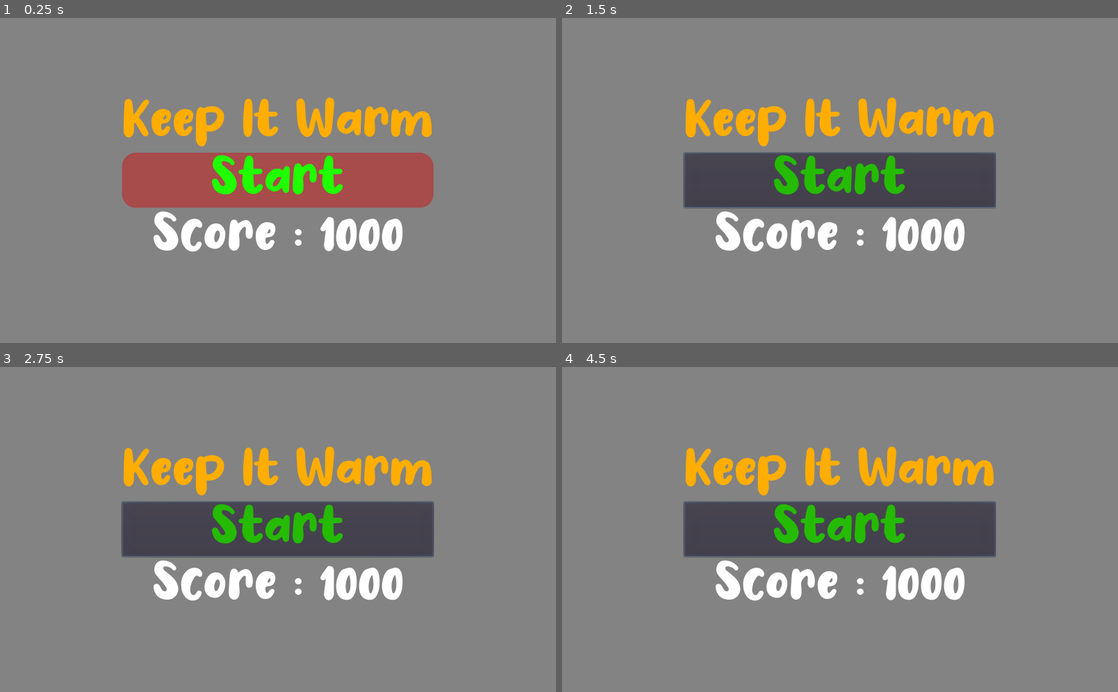
Above: before the commit, frames 1-4 (two rows, left to right).
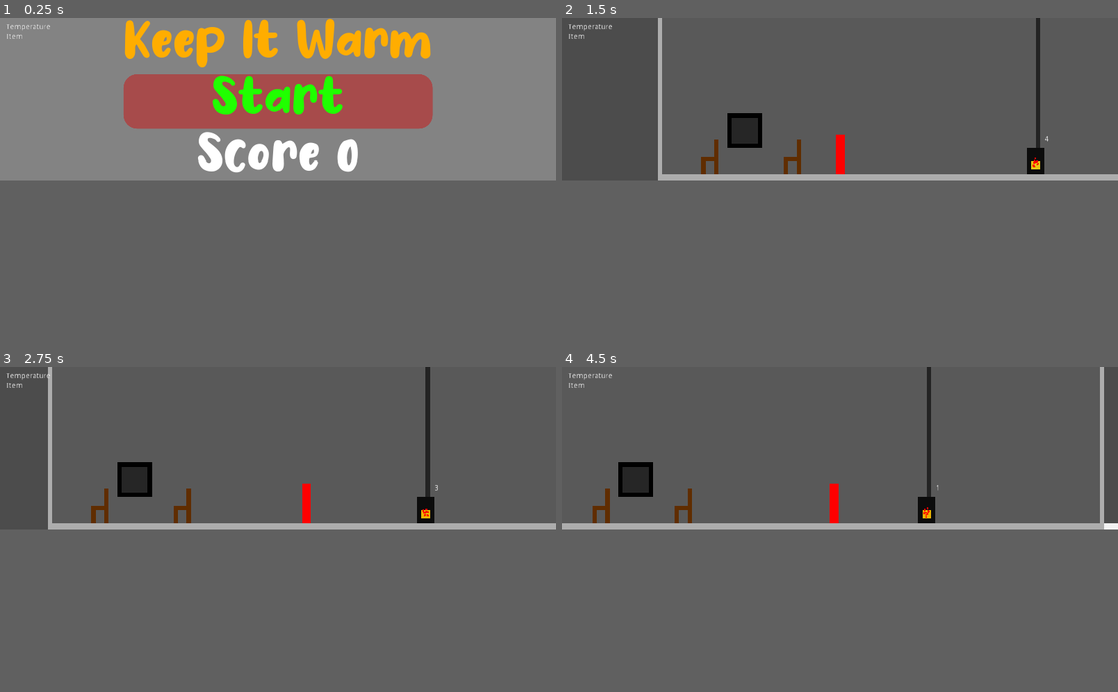
Above: after the commit, the same moments.

Repository: Fifut/Ludum-Dare-50
Game: Godot game, scene res://Main.tscn
Two runs of this game, one before a commit and one after it. Both use one fixed random seed, a clock stepped at 60 frames per second and the inputs below. Before the commit the project starts from res://Menu.tscn. Sound files missing from this copy of the repository are replaced by a short silence.
Inputs (mouse positions are in pixels of both pictures, inside the frame that each line leads up to):
- Up to frame 1 (0.25 s): no input
- Up to frame 2 (1.5 s): click "Start" at 0.5 s; click (840, 180) at 1.25 s, where only the run before the commit has a clickable "Start"
- Up to frame 3 (2.75 s): tap Enter (ui_accept) at 2, 2.1, 2.27, 2.57 s; hold Right (ui_right) from 2.03 s (still down)
- Up to frame 4 (4.5 s): tap Enter (ui_accept) at 2.85, 3.02, 3.32, 3.6, 4.35 s; release Right (ui_right) at 3.53 s; hold Left (ui_left) 3.53-4.28 s; hold Right (ui_right) from 4.28 s (still down)
In our replay, the window is 800x468 before the commit and 800x234 after it. These sizes can differ from the game's own. Grey fills any space a smaller window leaves; there, only what the larger window draws over its background counts as a difference.

The runs differ from the first frame. In frame 1, 25% of the frame differs, in the area x 1-78%, y 0-73%; in frame 2, 54%; in frame 3, 54%, in the area x 0-100%, y 0-73%; in frame 4, 54%.
Error after the commit: Invalid call. Nonexistent function 'getItem' in base 'StaticBody2D'. (res://Furnace.gd:26)

Commit message:
Furnace particule Caméra et limites caméra Sprite player (piskel)

Diff:
--- a/Engine.gd
+++ b/Engine.gd
@@ -1,10 +1,15 @@
 extends Node
+
+
+signal start_game
 
 
 # Declare member variables here. Examples:
 var _temperature
 var _item = ""
 var _fire_status: = true
+var _score = 0
+
 
 
 
@@ -15,8 +20,8 @@
 
 # Called every frame. 'delta' is the elapsed time since the previous frame.
 func _process(delta):
-	$Control/VBoxContainer/Temperature.text = "Temperature " + str(_temperature)
-	$Control/VBoxContainer/Item.text = "Item  " + str(_item)
+	$HUD/Control/VBoxContainer/Temperature.text = "Temperature " + str(_temperature)
+	$HUD/Control/VBoxContainer/Item.text = "Item  " + str(_item)
 
 
 
@@ -27,12 +32,12 @@
 
 func setFire(status: bool):
 	if status:
-		$Timer.stop()
-		$Timer.start()
+		$HUD/Timer.stop()
+		$HUD/Timer.start()
 		_fire_status = true
 	else:
-		$Timer.stop()
-		$Timer.start()
+		$HUD/Timer.stop()
+		$HUD/Timer.start()
 		_fire_status = false
 
 
@@ -43,3 +48,7 @@
 		_temperature += 1
 	elif not _fire_status:
 		_temperature -= 1
+
+
+func getScore():
+	return _score
--- a/Engine.tscn
+++ b/Engine.tscn
@@ -5,28 +5,30 @@
 [node name="Engine" type="Node"]
 script = ExtResource( 1 )
 
-[node name="Timer" type="Timer" parent="."]
+[node name="HUD" type="Node" parent="."]
+
+[node name="Timer" type="Timer" parent="HUD"]
 wait_time = 5.0
 
-[node name="Control" type="Control" parent="."]
+[node name="Control" type="Control" parent="HUD"]
 margin_right = 1024.0
 margin_bottom = 600.0
 
-[node name="VBoxContainer" type="VBoxContainer" parent="Control"]
+[node name="VBoxContainer" type="VBoxContainer" parent="HUD/Control"]
 margin_left = 10.0
 margin_top = 10.0
 margin_right = 1016.0
 margin_bottom = 64.0
 
-[node name="Temperature" type="Label" parent="Control/VBoxContainer"]
+[node name="Temperature" type="Label" parent="HUD/Control/VBoxContainer"]
 margin_right = 1006.0
 margin_bottom = 14.0
 text = "Temperature"
 
-[node name="Item" type="Label" parent="Control/VBoxContainer"]
+[node name="Item" type="Label" parent="HUD/Control/VBoxContainer"]
 margin_top = 18.0
 margin_right = 1006.0
 margin_bottom = 32.0
 text = "Item"
 
-[connection signal="timeout" from="Timer" to="." method="_on_Timer_timeout"]
+[connection signal="timeout" from="HUD/Timer" to="." method="_on_Timer_timeout"]
--- a/Furnace.gd
+++ b/Furnace.gd
@@ -9,6 +9,8 @@
 # Called when the node enters the scene tree for the first time.
 func _ready():
 	$AudioStreamPlayer2D.play()
+	$AnimationPlayer.set_current_animation("Fire burn")
+
 
 
 
@@ -31,6 +33,7 @@
 			$Timer.start()
 			print("Furnace : time " + str(time))
 			Engine.setFire(true)
+			$AnimationPlayer.set_current_animation("Fire burn")
 
 			if not $AudioStreamPlayer2D.is_playing():
 				$AudioStreamPlayer2D.play()
@@ -49,3 +52,4 @@
 func _on_Timer_timeout():
 	$AudioStreamPlayer2D.stop()
 	Engine.setFire(false)
+	$AnimationPlayer.set_current_animation("Stop")
--- a/Furnace.tscn
+++ b/Furnace.tscn
@@ -6,29 +6,72 @@
 [sub_resource type="RectangleShape2D" id=1]
 extents = Vector2( 16, 24 )
 
+[sub_resource type="Animation" id=2]
+resource_name = "Fire burn"
+length = 2.0
+tracks/0/type = "value"
+tracks/0/path = NodePath("Fire:color")
+tracks/0/interp = 1
+tracks/0/loop_wrap = true
+tracks/0/imported = false
+tracks/0/enabled = true
+tracks/0/keys = {
+"times": PoolRealArray( 0, 0.5, 1, 1.5, 2 ),
+"transitions": PoolRealArray( 1, 1, 1, 1, 1 ),
+"update": 0,
+"values": [ Color( 0.92549, 0.705882, 0, 1 ), Color( 0.603922, 0.705882, 0, 1 ), Color( 0.705882, 0.431373, 0, 1 ), Color( 0.866667, 0.976471, 0.247059, 1 ), Color( 0.92549, 0.705882, 0, 1 ) ]
+}
+tracks/1/type = "value"
+tracks/1/path = NodePath("CPUParticles2D:emitting")
+tracks/1/interp = 1
+tracks/1/loop_wrap = true
+tracks/1/imported = false
+tracks/1/enabled = true
+tracks/1/keys = {
+"times": PoolRealArray( 0 ),
+"transitions": PoolRealArray( 1 ),
+"update": 1,
+"values": [ true ]
+}
+
+[sub_resource type="Animation" id=3]
+resource_name = "Stop"
+tracks/0/type = "value"
+tracks/0/path = NodePath("Fire:color")
+tracks/0/interp = 1
+tracks/0/loop_wrap = true
+tracks/0/imported = false
+tracks/0/enabled = true
+tracks/0/keys = {
+"times": PoolRealArray( 0 ),
+"transitions": PoolRealArray( 1 ),
+"update": 0,
+"values": [ Color( 0.415686, 0.415686, 0.415686, 1 ) ]
+}
+tracks/1/type = "value"
+tracks/1/path = NodePath("CPUParticles2D:emitting")
+tracks/1/interp = 1
+tracks/1/loop_wrap = true
+tracks/1/imported = false
+tracks/1/enabled = true
+tracks/1/keys = {
+"times": PoolRealArray( 0 ),
+"transitions": PoolRealArray( 1 ),
+"update": 1,
+"values": [ false ]
+}
+
 [node name="Furnace" type="Area2D"]
 script = ExtResource( 2 )
+
+[node name="CollisionShape2D" type="CollisionShape2D" parent="."]
+position = Vector2( 0, -24 )
+shape = SubResource( 1 )
 
 [node name="Timer" type="Timer" parent="."]
 wait_time = 5.0
 one_shot = true
 autostart = true
-
-[node name="Main" type="ColorRect" parent="."]
-margin_left = -16.0
-margin_top = -48.0
-margin_right = 16.0
-color = Color( 0.227451, 0.227451, 0.227451, 1 )
-
-[node name="ColorRect" type="ColorRect" parent="."]
-margin_top = -272.0
-margin_right = 8.0
-margin_bottom = -48.0
-color = Color( 0.137255, 0.137255, 0.137255, 1 )
-
-[node name="CollisionShape2D" type="CollisionShape2D" parent="."]
-position = Vector2( 0, -24 )
-shape = SubResource( 1 )
 
 [node name="AudioStreamPlayer2D" type="AudioStreamPlayer2D" parent="."]
 stream = ExtResource( 1 )
@@ -41,6 +84,39 @@
 text = "0"
 valign = 1
 
+[node name="Main" type="ColorRect" parent="."]
+margin_left = -16.0
+margin_top = -48.0
+margin_right = 16.0
+color = Color( 0.0470588, 0.0470588, 0.0470588, 1 )
+
+[node name="Pipe" type="ColorRect" parent="."]
+margin_top = -320.0
+margin_right = 8.0
+margin_bottom = -48.0
+color = Color( 0.137255, 0.137255, 0.137255, 1 )
+
+[node name="Fire" type="ColorRect" parent="."]
+margin_left = -8.0
+margin_top = -24.0
+margin_right = 8.0
+margin_bottom = -8.0
+color = Color( 0.92549, 0.705882, 0, 1 )
+
+[node name="AnimationPlayer" type="AnimationPlayer" parent="."]
+playback_speed = 2.0
+"anims/Fire burn" = SubResource( 2 )
+anims/Stop = SubResource( 3 )
+
+[node name="CPUParticles2D" type="CPUParticles2D" parent="."]
+position = Vector2( 0, -16 )
+amount = 12
+emission_shape = 1
+emission_sphere_radius = 5.0
+gravity = Vector2( 0, -20 )
+scale_amount = 3.0
+color = Color( 1, 0, 0, 1 )
+
 [connection signal="body_entered" from="." to="." method="_on_body_entered"]
 [connection signal="body_exited" from="." to="." method="_on_body_exited"]
 [connection signal="timeout" from="Timer" to="." method="_on_Timer_timeout"]
--- a/House.tscn
+++ b/House.tscn
@@ -1,98 +1,68 @@
 [gd_scene load_steps=4 format=2]
 
 [sub_resource type="RectangleShape2D" id=1]
+extents = Vector2( 4, 144 )
+
+[sub_resource type="RectangleShape2D" id=2]
 extents = Vector2( 4, 96 )
 
-[sub_resource type="RectangleShape2D" id=2]
-extents = Vector2( 4, 60 )
-
 [sub_resource type="RectangleShape2D" id=3]
-extents = Vector2( 512, 4 )
+extents = Vector2( 512, 8 )
 
 [node name="House" type="Node2D"]
 
 [node name="Background" type="ColorRect" parent="."]
-visible = false
-margin_left = 72.0
-margin_top = 384.0
-margin_right = 504.0
-margin_bottom = 560.0
-color = Color( 0.2, 0.368627, 0.396078, 1 )
-
-[node name="Wall 4" type="ColorRect" parent="."]
-margin_left = 64.0
-margin_top = 376.0
-margin_right = 512.0
-margin_bottom = 384.0
-color = Color( 0.678431, 0.678431, 0.678431, 1 )
-
-[node name="Wall 5" type="ColorRect" parent="."]
-margin_left = 64.0
-margin_top = 376.0
-margin_right = 319.0
-margin_bottom = 384.0
-rect_rotation = -30.0
-color = Color( 0.678431, 0.678431, 0.678431, 1 )
-
-[node name="Wall 6" type="ColorRect" parent="."]
-margin_left = 504.0
-margin_top = 384.0
-margin_right = 762.0
-margin_bottom = 392.0
-rect_rotation = -150.0
-color = Color( 0.678431, 0.678431, 0.678431, 1 )
+margin_right = 1016.0
+margin_bottom = 288.0
+color = Color( 0.34902, 0.34902, 0.34902, 1 )
 
 [node name="Wall 1" type="StaticBody2D" parent="."]
 
 [node name="Color" type="ColorRect" parent="Wall 1"]
-margin_left = 64.0
-margin_top = 384.0
-margin_right = 72.0
-margin_bottom = 560.0
+margin_right = 8.0
+margin_bottom = 288.0
 color = Color( 0.678431, 0.678431, 0.678431, 1 )
 
 [node name="CollisionShape2D" type="CollisionShape2D" parent="Wall 1"]
-position = Vector2( 68, 472 )
+position = Vector2( 4, 144 )
 shape = SubResource( 1 )
 
 [node name="Wall 2" type="StaticBody2D" parent="."]
 
 [node name="Wall 2" type="ColorRect" parent="Wall 2"]
-margin_left = 504.0
-margin_top = 384.0
-margin_right = 512.0
-margin_bottom = 560.0
+margin_left = 1016.0
+margin_right = 1024.0
+margin_bottom = 288.0
 color = Color( 0.678431, 0.678431, 0.678431, 1 )
 
 [node name="CollisionShape2D" type="CollisionShape2D" parent="Wall 2"]
-position = Vector2( 508, 436 )
+position = Vector2( 1020, 96 )
 shape = SubResource( 2 )
 
 [node name="Wall 8" type="StaticBody2D" parent="."]
 
 [node name="Wall 3" type="ColorRect" parent="Wall 8"]
-margin_left = 64.0
-margin_top = 560.0
-margin_right = 512.0
-margin_bottom = 568.0
+margin_top = 288.0
+margin_right = 1024.0
+margin_bottom = 304.0
 color = Color( 0.678431, 0.678431, 0.678431, 1 )
 
 [node name="CollisionShape2D" type="CollisionShape2D" parent="Wall 8"]
-position = Vector2( 512, 564 )
+position = Vector2( 512, 296 )
 shape = SubResource( 3 )
 
 [node name="Window" type="Node2D" parent="."]
 
 [node name="ColorRect" type="ColorRect" parent="Window"]
 margin_left = 128.0
-margin_top = 448.0
+margin_top = 175.928
 margin_right = 192.0
-margin_bottom = 512.0
-color = Color( 0.266667, 0.160784, 0, 1 )
+margin_bottom = 239.928
+color = Color( 0, 0, 0, 1 )
 
 [node name="ColorRect2" type="ColorRect" parent="Window"]
 margin_left = 136.0
-margin_top = 456.0
+margin_top = 183.928
 margin_right = 184.0
-margin_bottom = 504.0
-color = Color( 0, 0.976471, 1, 1 )
+margin_bottom = 231.928
+color = Color( 0.14902, 0.14902, 0.14902, 1 )
--- /dev/null
+++ b/Main.gd
@@ -0,0 +1,16 @@
+extends Node
+
+
+
+var menu = preload("res://Menu.tscn").instance()
+var game = preload("res://World.tscn")
+
+
+func _ready():
+	add_child(menu)
+	Engine.connect("start_game", self, "startGame" )
+
+
+func startGame():
+	remove_child(menu)
+	add_child(game.instance( ))
--- /dev/null
+++ b/Main.tscn
@@ -0,0 +1,30 @@
+[gd_scene load_steps=2 format=2]
+
+[ext_resource path="res://Main.gd" type="Script" id=1]
+
+[node name="Main" type="Node"]
+script = ExtResource( 1 )
+
+[node name="CanvasLayer" type="CanvasLayer" parent="."]
+
+[node name="HUD" type="Control" parent="CanvasLayer"]
+anchor_right = 1.0
+anchor_bottom = 0.107
+margin_bottom = -0.200005
+
+[node name="VBoxContainer" type="VBoxContainer" parent="CanvasLayer/HUD"]
+margin_left = 10.0
+margin_top = 10.0
+margin_right = 1016.0
+margin_bottom = 64.0
+
+[node name="Temperature" type="Label" parent="CanvasLayer/HUD/VBoxContainer"]
+margin_right = 1006.0
+margin_bottom = 14.0
+text = "Temperature"
+
+[node name="Item" type="Label" parent="CanvasLayer/HUD/VBoxContainer"]
+margin_top = 18.0
+margin_right = 1006.0
+margin_bottom = 32.0
+text = "Item"
--- a/Menu.gd
+++ b/Menu.gd
@@ -1 +1,11 @@
 extends Control
+
+
+
+func _process(delta):
+	$CenterContainer/VBoxContainer/Score.text = "Score " + str(Engine.getScore() )
+
+
+
+func _on_Start_button_up():
+	Engine.emit_signal("start_game")
--- a/Menu.tscn
+++ b/Menu.tscn
@@ -1,9 +1,23 @@
-[gd_scene load_steps=5 format=2]
+[gd_scene load_steps=7 format=2]
 
 [ext_resource path="res://Font/Font.tres" type="DynamicFont" id=1]
 [ext_resource path="res://Menu.gd" type="Script" id=2]
 
 [sub_resource type="Theme" id=1]
+
+[sub_resource type="StyleBoxFlat" id=3]
+bg_color = Color( 0.615686, 0, 0, 1 )
+corner_radius_top_left = 25
+corner_radius_top_right = 25
+corner_radius_bottom_right = 25
+corner_radius_bottom_left = 25
+
+[sub_resource type="StyleBoxFlat" id=4]
+bg_color = Color( 0.172549, 0.533333, 0, 1 )
+corner_radius_top_left = 25
+corner_radius_top_right = 25
+corner_radius_bottom_right = 25
+corner_radius_bottom_left = 25
 
 [sub_resource type="StyleBoxFlat" id=2]
 bg_color = Color( 0.654902, 0.294118, 0.294118, 1 )
@@ -47,6 +61,8 @@
 custom_colors/font_color = Color( 0.12549, 1, 0, 1 )
 custom_colors/font_color_hover = Color( 0.145098, 0.733333, 0, 1 )
 custom_fonts/font = ExtResource( 1 )
+custom_styles/hover = SubResource( 3 )
+custom_styles/pressed = SubResource( 4 )
 custom_styles/normal = SubResource( 2 )
 text = "Start"
 
@@ -55,7 +71,7 @@
 margin_right = 575.0
 margin_bottom = 311.0
 custom_fonts/font = ExtResource( 1 )
-text = "Score : 1000"
+text = "Score : 0"
 align = 1
 
 [connection signal="button_up" from="CenterContainer/VBoxContainer/Start" to="." method="_on_Start_button_up"]
--- a/Player/Player.tscn
+++ b/Player/Player.tscn
@@ -7,6 +7,18 @@
 
 [node name="Player" type="KinematicBody2D"]
 script = ExtResource( 1 )
+
+[node name="Camera2D" type="Camera2D" parent="."]
+current = true
+limit_top = 0
+limit_bottom = 300
+drag_margin_h_enabled = true
+smoothing_speed = 20.0
+drag_margin_left = 0.1
+drag_margin_top = 0.1
+drag_margin_right = 0.1
+drag_margin_bottom = 0.1
+editor_draw_limits = true
 
 [node name="ColorRect" type="ColorRect" parent="."]
 margin_left = -8.0
--- a/World.tscn
+++ b/World.tscn
@@ -3,36 +3,43 @@
 [ext_resource path="res://Player/Player.tscn" type="PackedScene" id=1]
 [ext_resource path="res://House.tscn" type="PackedScene" id=3]
 [ext_resource path="res://Furnace.tscn" type="PackedScene" id=4]
-[ext_resource path="res://Engine.tscn" type="PackedScene" id=5]
 [ext_resource path="res://Pickable/Chaire.tscn" type="PackedScene" id=7]
+
+[sub_resource type="RectangleShape2D" id=1]
+extents = Vector2( 512, 8 )
 
 [node name="World" type="Node2D"]
 
-[node name="Engine" parent="." instance=ExtResource( 5 )]
-
 [node name="Sky" type="ColorRect" parent="."]
 margin_right = 1024.0
-margin_bottom = 560.0
-color = Color( 0, 0.643137, 0.631373, 1 )
+margin_bottom = 296.0
+color = Color( 0.207843, 0.2, 0.2, 1 )
 
-[node name="Floor" type="ColorRect" parent="."]
-margin_top = 560.0
-margin_right = 1024.0
-margin_bottom = 600.0
-color = Color( 0.0823529, 0.65098, 0, 1 )
+[node name="Outside" type="StaticBody2D" parent="."]
+
+[node name="Floor" type="ColorRect" parent="Outside"]
+margin_left = 1024.0
+margin_top = 288.0
+margin_right = 2048.0
+margin_bottom = 304.0
+color = Color( 0.94902, 0.94902, 0.94902, 1 )
+
+[node name="CollisionShape2D" type="CollisionShape2D" parent="Outside"]
+position = Vector2( 1536, 296 )
+shape = SubResource( 1 )
 
 [node name="House" parent="." instance=ExtResource( 3 )]
 
 [node name="Furnace" parent="." instance=ExtResource( 4 )]
-position = Vector2( 432, 560 )
+position = Vector2( 696, 288 )
 
-[node name="Player" parent="." instance=ExtResource( 1 )]
-position = Vector2( 480, 552 )
-
-[node name="Chaire" parent="." instance=ExtResource( 7 )]
-position = Vector2( 296, 560 )
+[node name="Chaire1" parent="." instance=ExtResource( 7 )]
+position = Vector2( 240, 288 )
 name_ = "Chair1"
 
 [node name="Chaire2" parent="." instance=ExtResource( 7 )]
-position = Vector2( 248, 560 )
+position = Vector2( 88, 288 )
 name_ = "Chair2"
+
+[node name="Player" parent="." instance=ExtResource( 1 )]
+position = Vector2( 336, 280 )
--- a/project.godot
+++ b/project.godot
@@ -11,7 +11,7 @@
 [application]
 
 config/name="Keep Warm"
-run/main_scene="res://Menu.tscn"
+run/main_scene="res://Main.tscn"
 config/icon="res://icon.png"
 
 [autoload]
@@ -20,6 +20,7 @@
 
 [display]
 
+window/size/height=300
 window/stretch/mode="2d"
 window/stretch/aspect="keep"
 
Not shown: 1 places in Furnace.tscn that only renumber resources
Not shown, added: Sprite/Player kick.piskel
Not shown, added: Sprite/Player walk.piskel
Not shown, added: Sprite/Player.piskel
